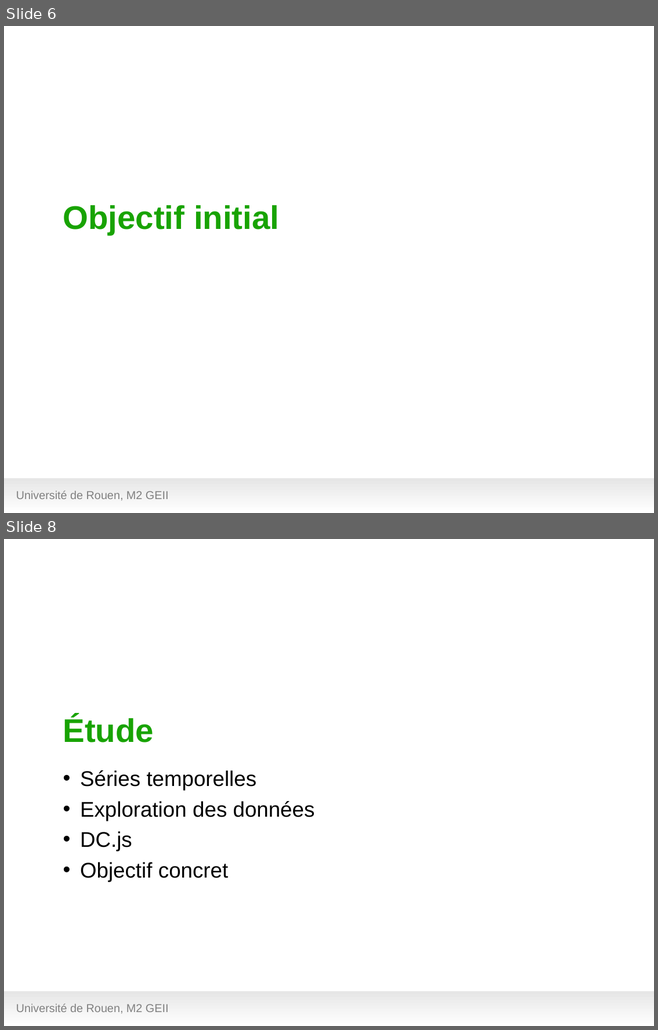
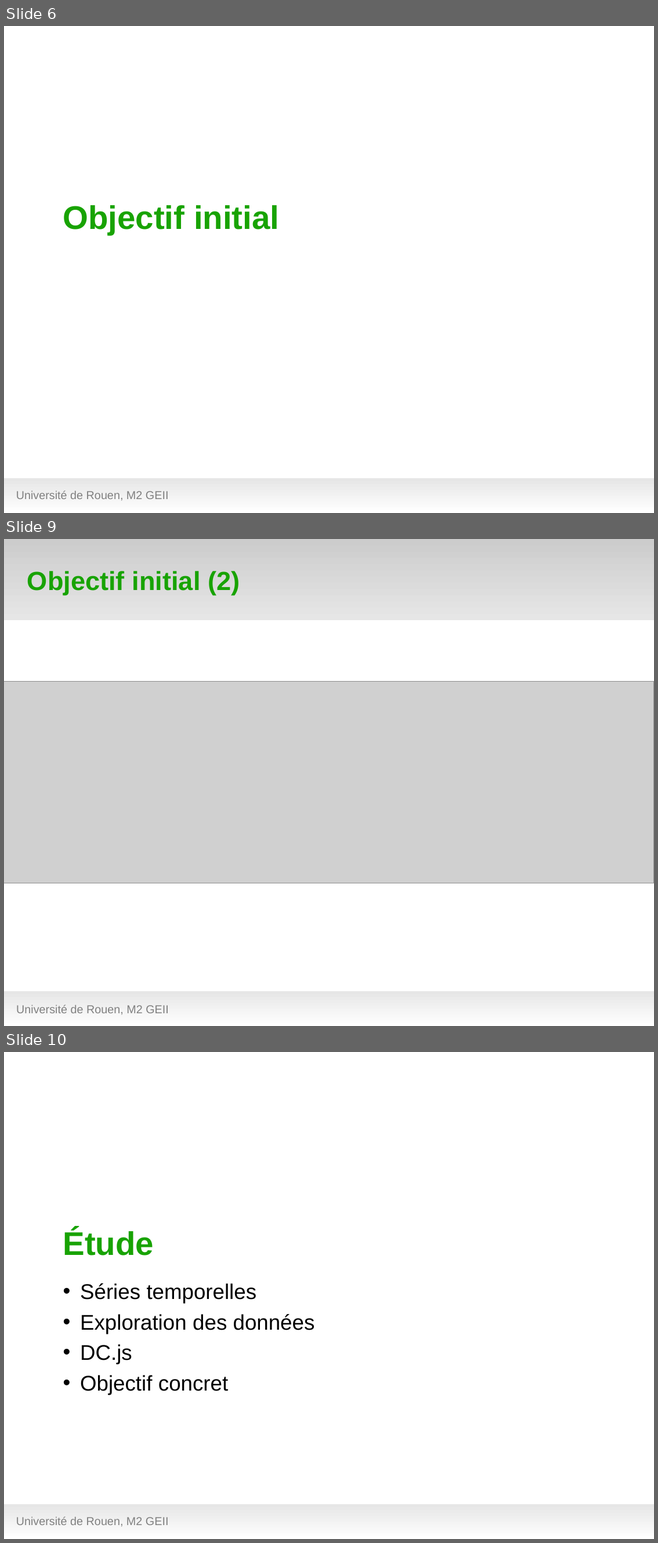
Before and after one commit to hanzenok/dataexp, a slide deck: presentation/test_green7.odp. Shown one above the other, each under a label of ours: slides 6 and 8 before the commit, slides 6, 9 and 10 after it; the slides between them are not shown. The pictures are 658x1030 and 658x1543 pixels, drawn with LibreOffice and Linux fonts; fonts in the diff are those of the drawing; grey boxes stand for pictures; background and template pictures are left out. Boxes give left, top, right and bottom in pixels: in the first picture for what was removed or moved away, otherwise in the second. Text is boxed around its words. In the diff, an @@ line names an element or a change of style, - is before the commit and + after.

```diff
--- a/presentation/test_green7.odp
+++ b/presentation/test_green7.odp
@@ slide 9 added at (4,539,654,1026), background #FFFFFF; not listed: 1 template element that a slide beside it also shows @@
@@ rectangle added at (4,539,654,620), fill gradient #CCCCCC to #E6E6E6 @@
@@ title added at (27,571,239,595), 32 pt, text #18A303, bold @@
+Objectif initial (2)
@@ picture added at (4,681,654,884) @@
@@ text added at (16,1005,169,1015), 14 pt, text #808080 @@
+Université de Rouen, M2 GEII
@@ what was slide 8 is now slide 10 @@
```
Also in this commit, not shown: 8 slides changed, 2 other slides added, 1 other file.
